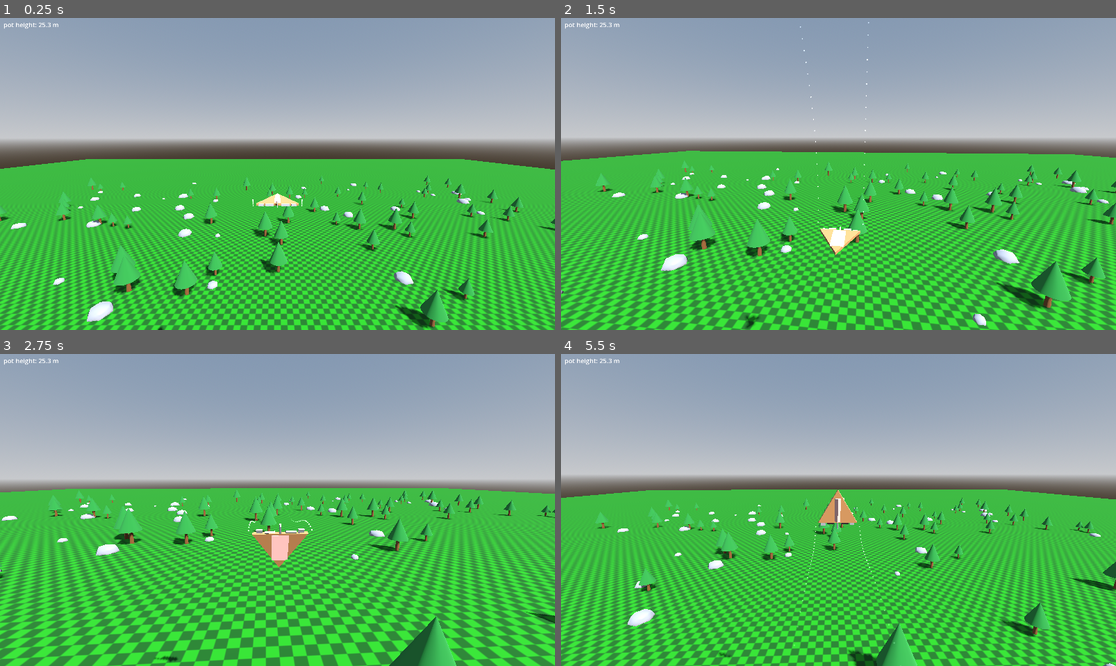
Above: before the commit, frames 1-4 (two rows, left to right).
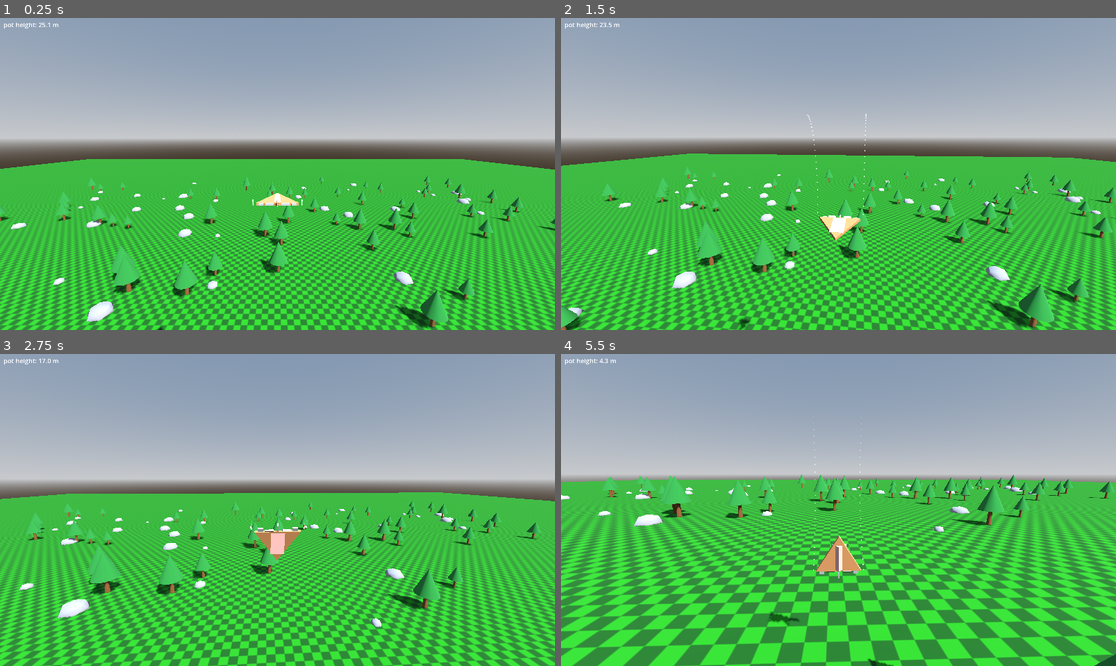
Above: after the commit, the same moments.

Repository: westonkelliher/glider
Game: Godot game, scene res://scenes/main.tscn
The game is run twice, just before and just after one commit, with the same random seed, the same clock (stepped at 60 frames per second) and the same inputs.
Inputs (mouse positions are in pixels of both pictures, inside the frame that each line leads up to):
- Up to frame 1 (0.25 s): no input
- Up to frame 2 (1.5 s): move the mouse to (866, 174) at 0.52 s; hold Shift (air_roll) 0.53-1.28 s; hold W (move_forward) from 0.53 s (still down); move the mouse to (810, 174) at 1.27 s; tap Shift (air_roll) at 1.35 s
- Up to frame 3 (2.75 s): keep holding W (move_forward); move the mouse to (288, 503) at 2.02 s; hold Shift (air_roll) from 2.03 s (still down)
- Up to frame 4 (5.5 s): keep holding W (move_forward); move the mouse to (832, 516) at 2.77 s; release Shift (air_roll) at 2.78 s; tap Shift (air_roll) at 2.85, 4.35 s; move the mouse to (877, 513) at 3.52 s; hold Shift (air_roll) 3.53-4.28 s; move the mouse to (794, 506) at 4.27 s; move the mouse to (844, 510) at 5.02 s; hold Shift (air_roll) from 5.03 s (still down)

The runs differ from the first frame. In frame 1, 0.1% of the frame differs, in the area x 0-99%, y 1-100%; in frame 2, 30%; in frame 3, 32%; in frame 4, 37%, in the area x 0-100%, y 1-100%.

Commit message:
Add alignment-squared drag bleeding pot height; tune gravity falloff
Co-Authored-By: Claude Opus 4.8 <noreply@anthropic.com>

Diff:
--- a/scripts/glider_body.gd
+++ b/scripts/glider_body.gd
@@ -35,6 +35,7 @@
 const POT_SPEED_CATCHUP_MULT := 2.0
 #const POT_DIR_CATCHUP := 2.0 # radians / s
 const POT_DIR_CATCHUP_MULT := 0.15
+const DRAG := 1.5 # pot-height bled per (speed * misalignment) per second
 ## Pot Height Equation:
 # v1 at h1,ph1 allows us to get to ph1 under g deceleration:
 # dH = v1
@@ -83,9 +84,13 @@
 	var new_dir := current_dir.move_toward(nose_dir, pot_dir_catchup * delta)# TODO: calculate shortest direct arc from current_dir to pot_dir
 	var new_velocity := new_speed * new_dir
 
-	## grav for no stuck (100% gravity when speed is 0)
-	var dv_gravity := G*Vector3.DOWN * (1/(1+current_speed)) * delta
+	## forces
+	# grav for no stuck (100% gravity when speed is 0)
+	var dv_gravity := G*Vector3.DOWN * (2/(2+current_speed)) * delta
 	new_velocity += dv_gravity
+	# drag: bleed pot energy when moving crosswise to the nose (1 - alignment)
+	var alignment_drag_factor := (1.0 - nose_dir.dot(current_dir))**2
+	pot_height -= DRAG * current_speed * alignment_drag_factor * delta
 
 	## velocity
 	velocity = new_velocity
